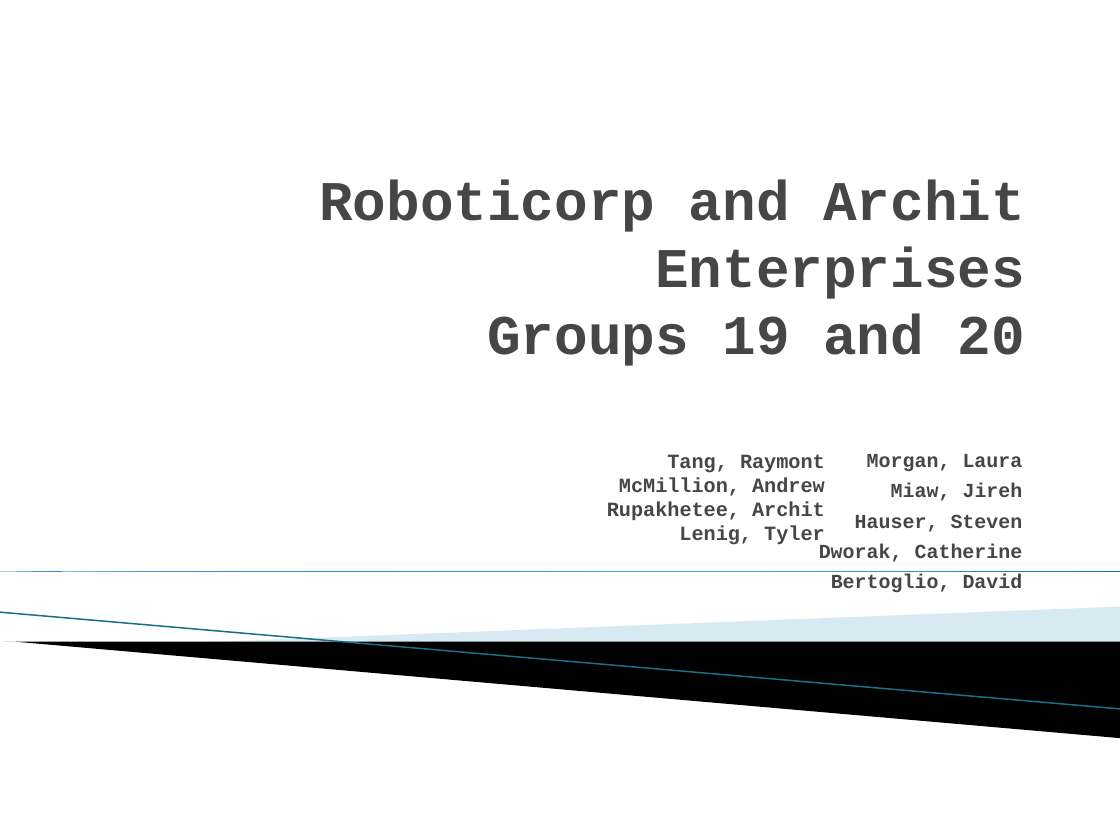
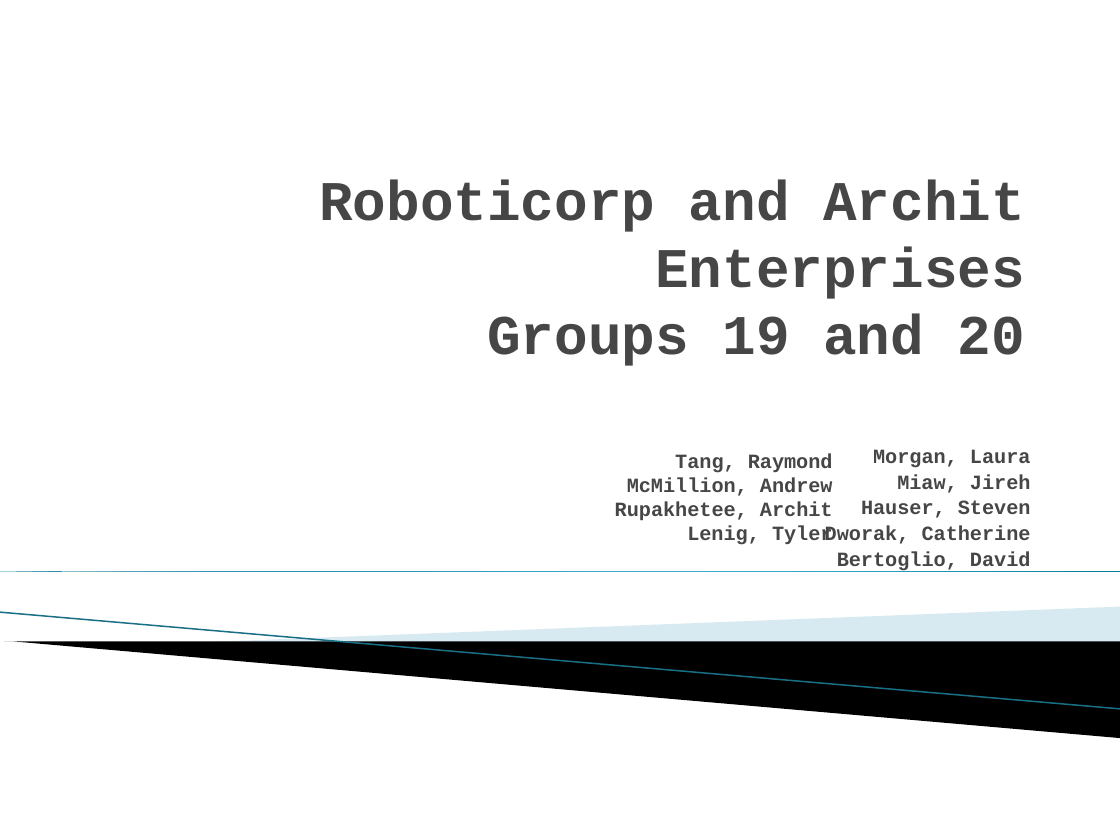
Before and after one commit to dmb2bt/CS3240-Group-19, a slide deck: slide 1 of Presentations/RoboticorpLab09.pptx. Drawn at 1120x840 pixels with LibreOffice and Linux fonts; fonts in the diff are those of the drawing; background and template pictures are left out. Boxes give left, top, right and bottom in pixels: in the first picture for what was removed or moved away, otherwise in the second. Text is boxed around its words. In the diff, an @@ line names an element or a change of style, - is before the commit and + after.

```diff
--- a/Presentations/RoboticorpLab09.pptx
+++ b/Presentations/RoboticorpLab09.pptx
@@ subtitle "Morgan, Laura" at [825, 449, 1031, 572]: size 12.8 to 13 pt; line spacing 1 to 0.8 @@
@@ text at [615, 453, 833, 545]: text changed @@
-Tang, Raymont McMillion, Andrew Rupakhetee, Archit Lenig, Tyler
+Tang, Raymond McMillion, Andrew Rupakhetee, Archit Lenig, Tyler
```
Also in this commit, not shown: 2 other slides changed, 1 other file.
